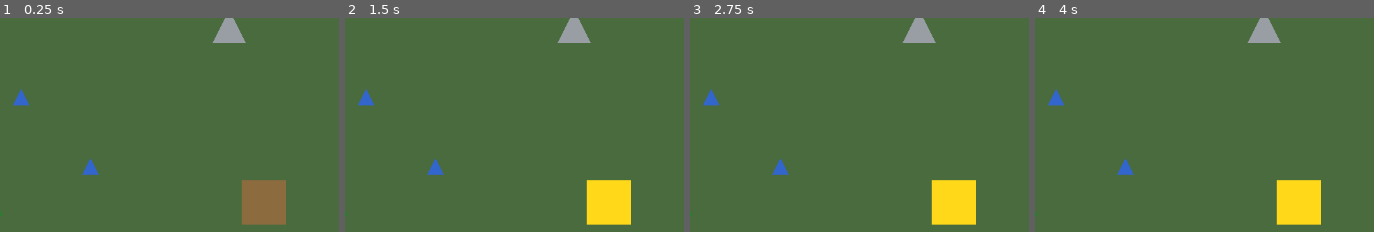
Above: before the commit, frames 1-4 (left to right).
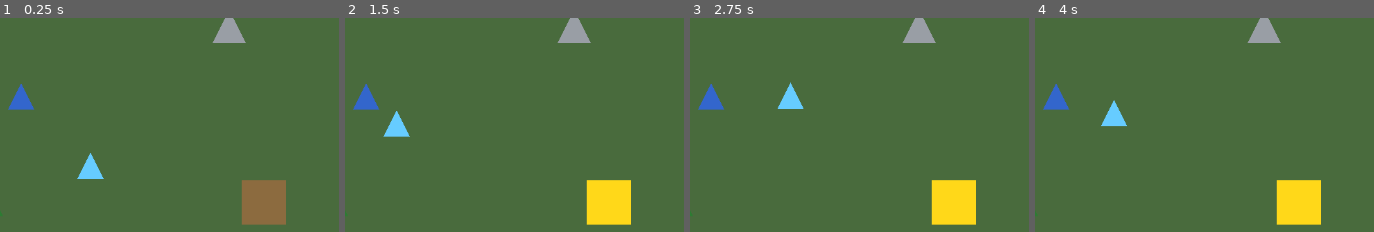
Above: after the commit, the same moments.

Repository: DreckigerDan-dev/Koop-aufbau
Game: Godot game, scene res://scenes/main/main.tscn
Two runs of this game, one before a commit and one after it. Both use one fixed random seed, a clock stepped at 60 frames per second and the inputs below.
Inputs (mouse positions are % of the whole screen's width and height, from its top left):
- Up to frame 1 (0.25 s): no input
- Up to frame 2 (1.5 s): tap Enter at 0.5 s; move the mouse to (33, 26) at 0.52 s; click (33, 26) at 0.67 s; move the mouse to (84, 74) at 1.27 s; click (84, 74) at 1.42 s
- Up to frame 3 (2.75 s): move the mouse to (58, 26) at 2.02 s; click (58, 26) at 2.17 s
- Up to frame 4 (4 s): move the mouse to (43, 74) at 2.77 s; click (43, 74) at 2.92 s; move the mouse to (79, 34) at 3.52 s; click (79, 34) at 3.67 s
The pictures show only the part of the screen within x 45-95%, y 31-81%; the shares and areas given below are measured in that part.

The runs differ from the first frame. In frame 1, 0.8% of the frame differs, in the area x 2-31%, y 30-76%; in frame 2, 1.1%, in the area x 2-30%, y 30-74%; in frame 3, 1.1%; in frame 4, 1.0%.

Commit message:
Debug-Ausgaben und größere Arbeiter-Hitbox zur Fehlersuche
Klick-Kette (Arbeiter/Ressource/Boden) loggt jetzt jeden Schritt über
print(), sichtbar im Godot-"Ausgabe"-Tab. Arbeiter-Klickbereich von
24px auf 40px Durchmesser vergrößert. Erster Arbeiter wird beim Start
automatisch ausgewählt, damit Sammeln unabhängig von der Klick-Auswahl
testbar ist.

Diff:
--- a/scenes/units/worker.tscn
+++ b/scenes/units/worker.tscn
@@ -3,14 +3,14 @@
 [ext_resource type="Script" path="res://scripts/units/worker.gd" id="1_worker"]
 
 [sub_resource type="CircleShape2D" id="CircleShape2D_worker"]
-radius = 12.0
+radius = 20.0
 
 [node name="Worker" type="CharacterBody2D"]
 script = ExtResource("1_worker")
 
 [node name="Visual" type="Polygon2D" parent="."]
 color = Color(0.2, 0.4, 0.8, 1)
-polygon = PackedVector2Array(0, -14, 12, 10, -12, 10)
+polygon = PackedVector2Array(0, -22, 19, 16, -19, 16)
 
 [node name="CollisionShape2D" type="CollisionShape2D" parent="."]
 shape = SubResource("CircleShape2D_worker")
--- a/scripts/map/resource_node.gd
+++ b/scripts/map/resource_node.gd
@@ -15,6 +15,7 @@
 
 func _on_input_event(_viewport: Node, event: InputEvent, _shape_idx: int) -> void:
 	if event is InputEventMouseButton and event.pressed and event.button_index == MOUSE_BUTTON_LEFT:
+		print("[Ressource] geklickt: ", name)
 		clicked.emit(self)
 
 func gather(gather_amount: int) -> int:
--- a/scripts/systems/main.gd
+++ b/scripts/systems/main.gd
@@ -14,21 +14,27 @@
 		resource_node.clicked.connect(_on_resource_clicked)
 	for building in get_tree().get_nodes_in_group("buildings"):
 		building.base_selected.connect(_on_base_selected)
-	for worker in get_tree().get_nodes_in_group("workers"):
+	var workers := get_tree().get_nodes_in_group("workers")
+	for worker in workers:
 		worker.gathered.connect(_on_worker_gathered)
 		worker.clicked.connect(_on_worker_clicked)
+
+	if workers.size() > 0:
+		_on_worker_clicked(workers[0])
 
 	holz_label.text = "Holz: 0"
 	stahl_label.text = "Stahl: 0"
 	base_label.text = "Keine Basis ausgewählt"
 
 func _on_worker_clicked(worker: CharacterBody2D) -> void:
+	print("[Main] Arbeiter-Klick empfangen: ", worker.name)
 	if _selected_worker != null:
 		_selected_worker.set_selected(false)
 	_selected_worker = worker
 	_selected_worker.set_selected(true)
 
 func _on_resource_clicked(resource_node: Area2D) -> void:
+	print("[Main] Ressourcen-Klick empfangen: ", resource_node.name, " selected_worker=", _selected_worker)
 	if _selected_worker == null:
 		return
 	_selected_worker.move_to_resource(resource_node)
@@ -36,10 +42,10 @@
 func _unhandled_input(event: InputEvent) -> void:
 	# Klick auf Gebäude/Ressource/Arbeiter wird schon vorher über deren
 	# eigenes input_event verarbeitet; hier landet nur ein Klick auf leeren Boden.
-	if _selected_worker == null:
-		return
 	if event is InputEventMouseButton and event.pressed and event.button_index == MOUSE_BUTTON_LEFT:
-		_selected_worker.move_to_point(get_global_mouse_position())
+		print("[Main] Klick auf leeren Boden, selected_worker=", _selected_worker)
+		if _selected_worker != null:
+			_selected_worker.move_to_point(get_global_mouse_position())
 
 func _on_worker_gathered(resource_type: String, amount: int) -> void:
 	colony.add_resource(resource_type, amount)
--- a/scripts/units/worker.gd
+++ b/scripts/units/worker.gd
@@ -23,14 +23,17 @@
 
 func _on_input_event(_viewport: Node, event: InputEvent, _shape_idx: int) -> void:
 	if event is InputEventMouseButton and event.pressed and event.button_index == MOUSE_BUTTON_LEFT:
+		print("[Worker] geklickt: ", name)
 		clicked.emit(self)
 
 func set_selected(is_selected: bool) -> void:
+	print("[Worker] ", name, " ausgewählt: ", is_selected)
 	visual.color = selected_color if is_selected else normal_color
 
 func move_to_point(target_position: Vector2) -> void:
 	if _gathering:
 		return
+	print("[Worker] ", name, " -> move_to_point ", target_position)
 	_target_resource = null
 	_moving = true
 	nav_agent.target_position = target_position
@@ -38,6 +41,7 @@
 func move_to_resource(resource_node: Area2D) -> void:
 	if _gathering:
 		return
+	print("[Worker] ", name, " -> move_to_resource ", resource_node.name)
 	_target_resource = resource_node
 	_moving = true
 	nav_agent.target_position = resource_node.global_position
